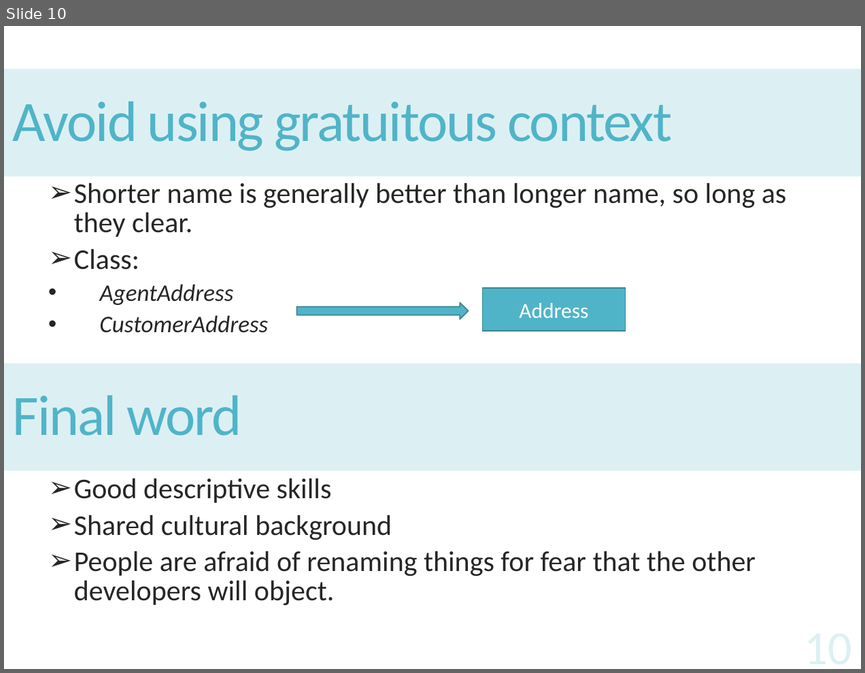
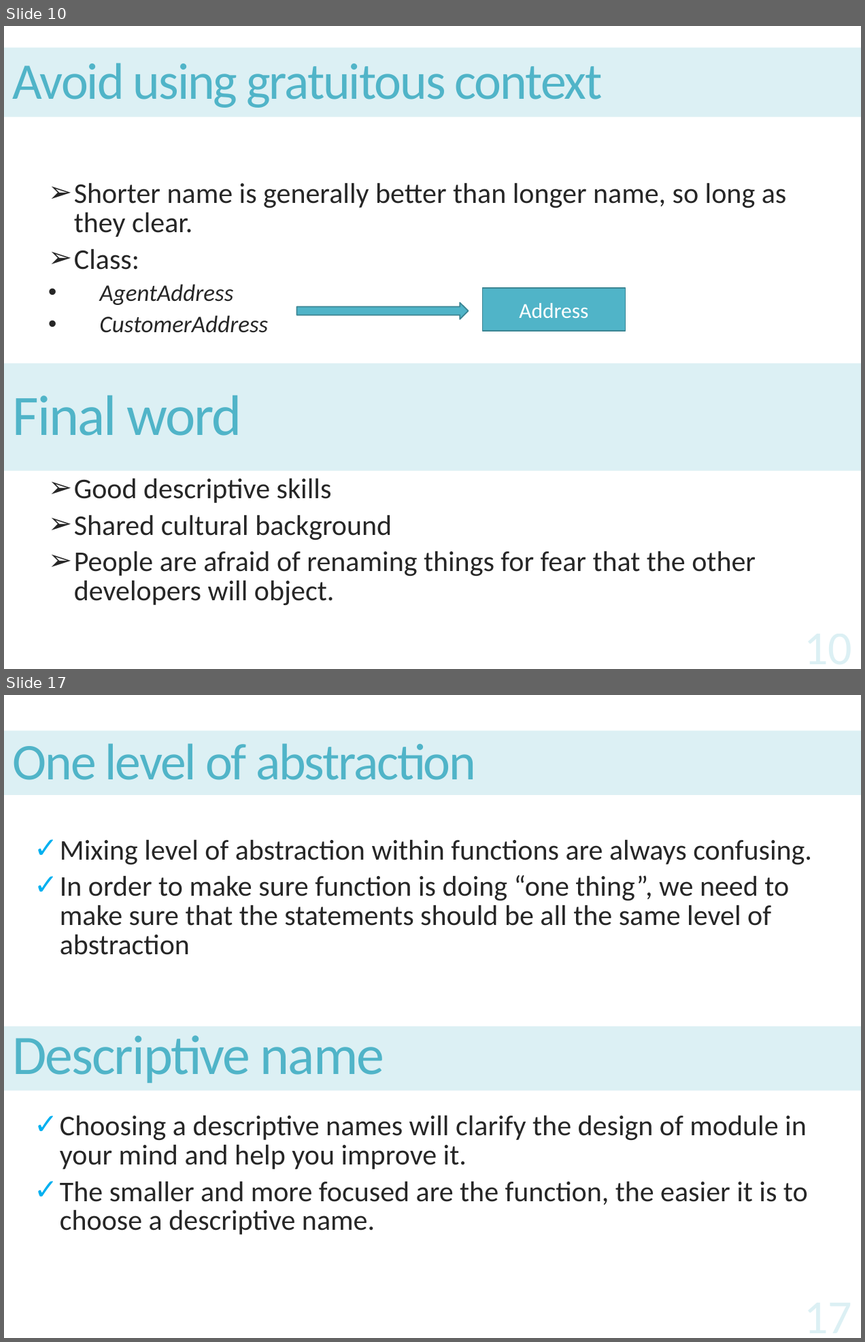
Before and after one commit to Monkey-D-Kid/CleanCode, a slide deck: CleanCode.pptx. Shown one above the other, each under a label of ours: slide 10 before the commit, slides 10 and 17 after it; the slides between them are not shown. The pictures are 865x673 and 865x1342 pixels, drawn with LibreOffice and Linux fonts; fonts in the diff are those of the drawing. Boxes give left, top, right and bottom in pixels: in the first picture for what was removed or moved away, otherwise in the second. Text is boxed around its words. In the diff, an @@ line names an element or a change of style, - is before the commit and + after.

```diff
--- a/CleanCode.pptx
+++ b/CleanCode.pptx
@@ slide 17 added at [4, 695, 861, 1338], background #FFFFFF @@
@@ title added at [4, 731, 861, 795], fill #DCF0F4, 43.2 pt, text #50B4C8 @@
+One level of abstraction
@@ text added at [60, 840, 812, 1234], 24 pt, text #262626 @@
+  ✓ Mixing level of abstraction within functions are always confusing.
+  ✓ In order to make sure function is doing “one thing”, we need to make sure that the statements should be all the same level of abstraction
+  ✓ Choosing a descriptive names will clarify the design of module in your mind and help you improve it.
+  ✓ The smaller and more focused are the function, the easier it is to choose a descriptive name.
@@ rectangle added at [4, 1025, 861, 1090], fill #DCF0F4, 46.8 pt, text #50B4C8 @@
+Descriptive name
@@ slide 10 changed as well @@
@@ title "Avoid using gratuitous context": place and size @@
-title "Avoid using gratuitous context" at [4, 69, 861, 177]
+title "Avoid using gratuitous context" at [4, 48, 861, 117]
@@ title "Avoid using gratuitous context" at [4, 48, 861, 117]: size 48 to 43.2 pt @@
```
Also in this commit, not shown: 8 other slides changed, 18 other slides added, 1 other file.
